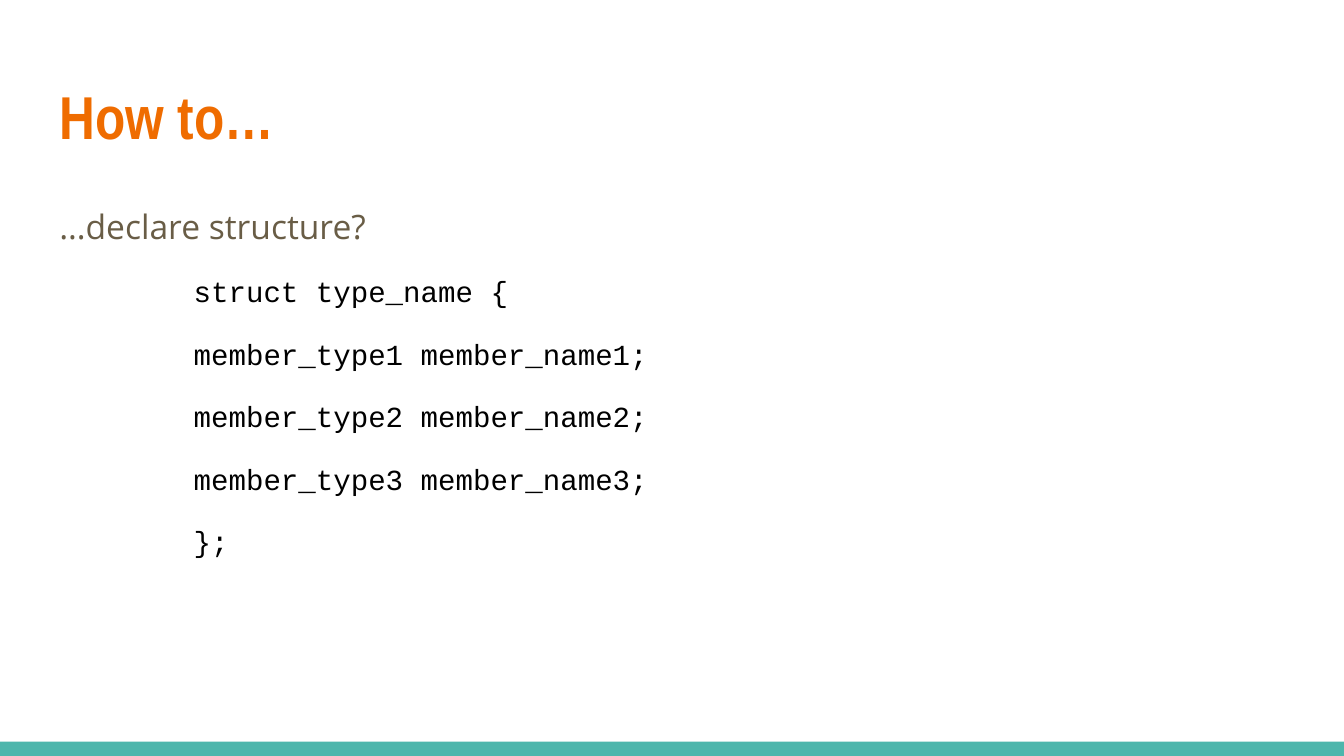
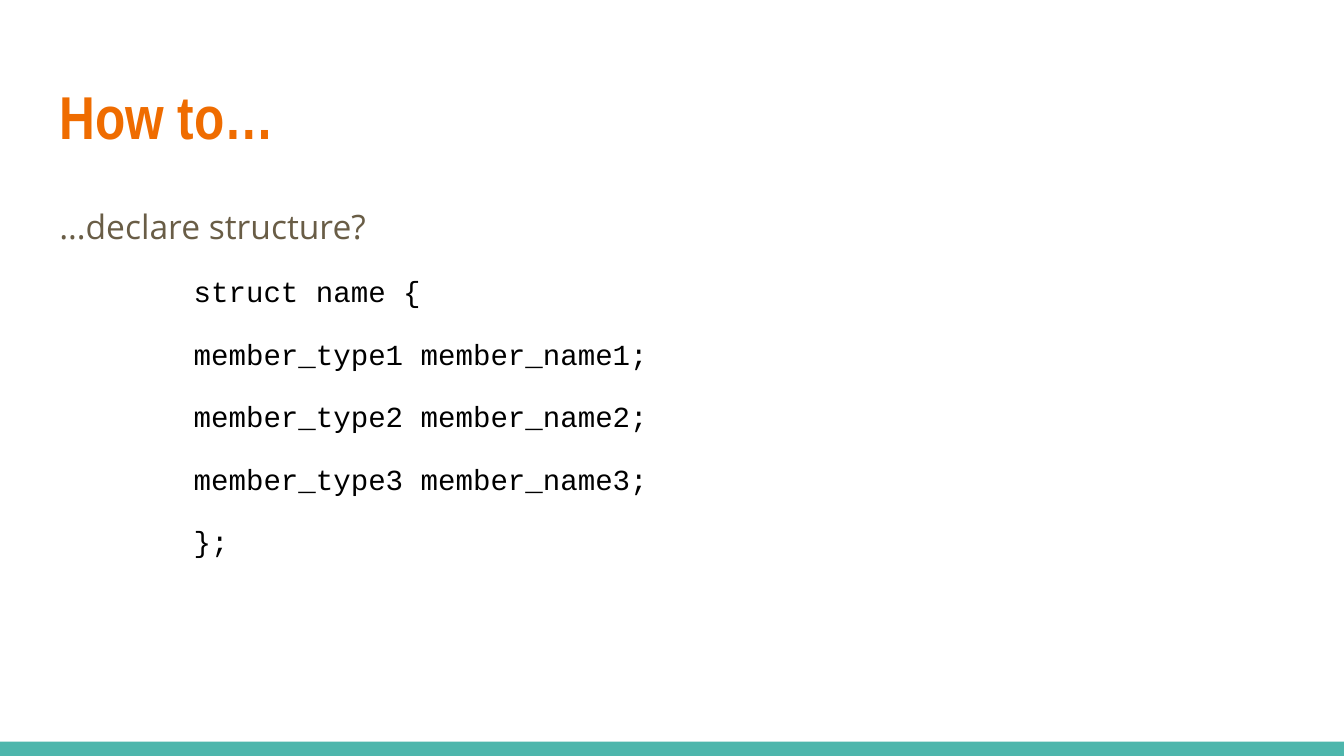
Before and after one commit to rayesro/BrunchyApp_POC, a slide deck: slide 7 of presentaciones/Programacion avanzada - 02 Estructuras y punteros.pptx. Drawn at 1344x756 pixels with LibreOffice and Linux fonts; fonts in the diff are those of the drawing. Boxes give left, top, right and bottom in pixels: in the first picture for what was removed or moved away, otherwise in the second. Text is boxed around its words. In the diff, an @@ line names an element or a change of style, - is before the commit and + after.

```diff
--- a/presentaciones/Programacion avanzada - 02 Estructuras y punteros.pptx
+++ b/presentaciones/Programacion avanzada - 02 Estructuras y punteros.pptx
@@ text at bbox=[194, 282, 386, 303]: text changed @@
-struct type_name {
+struct name {
```
Also in this commit, not shown: 1 other slide changed, 8 other files.
